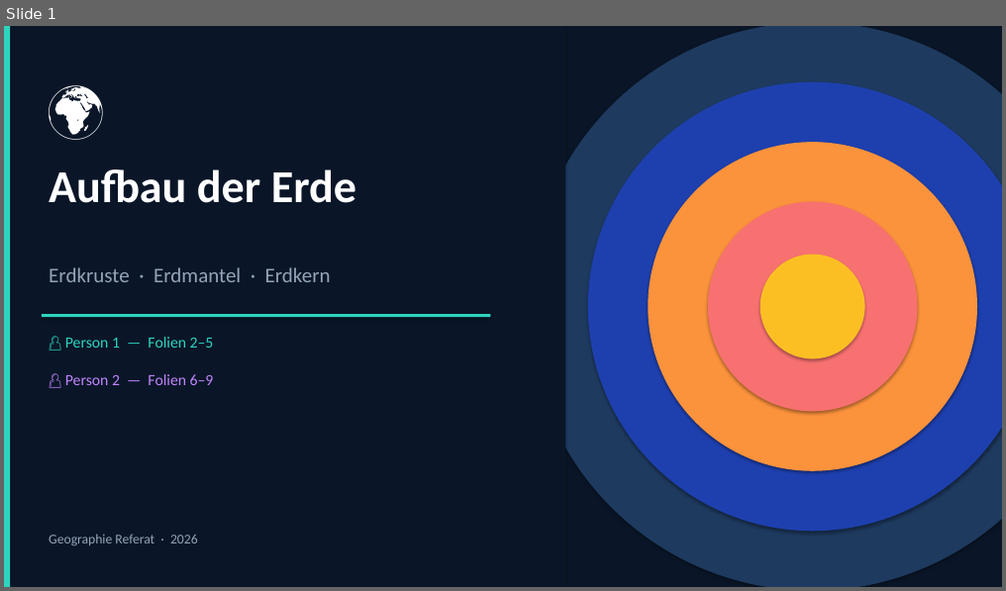
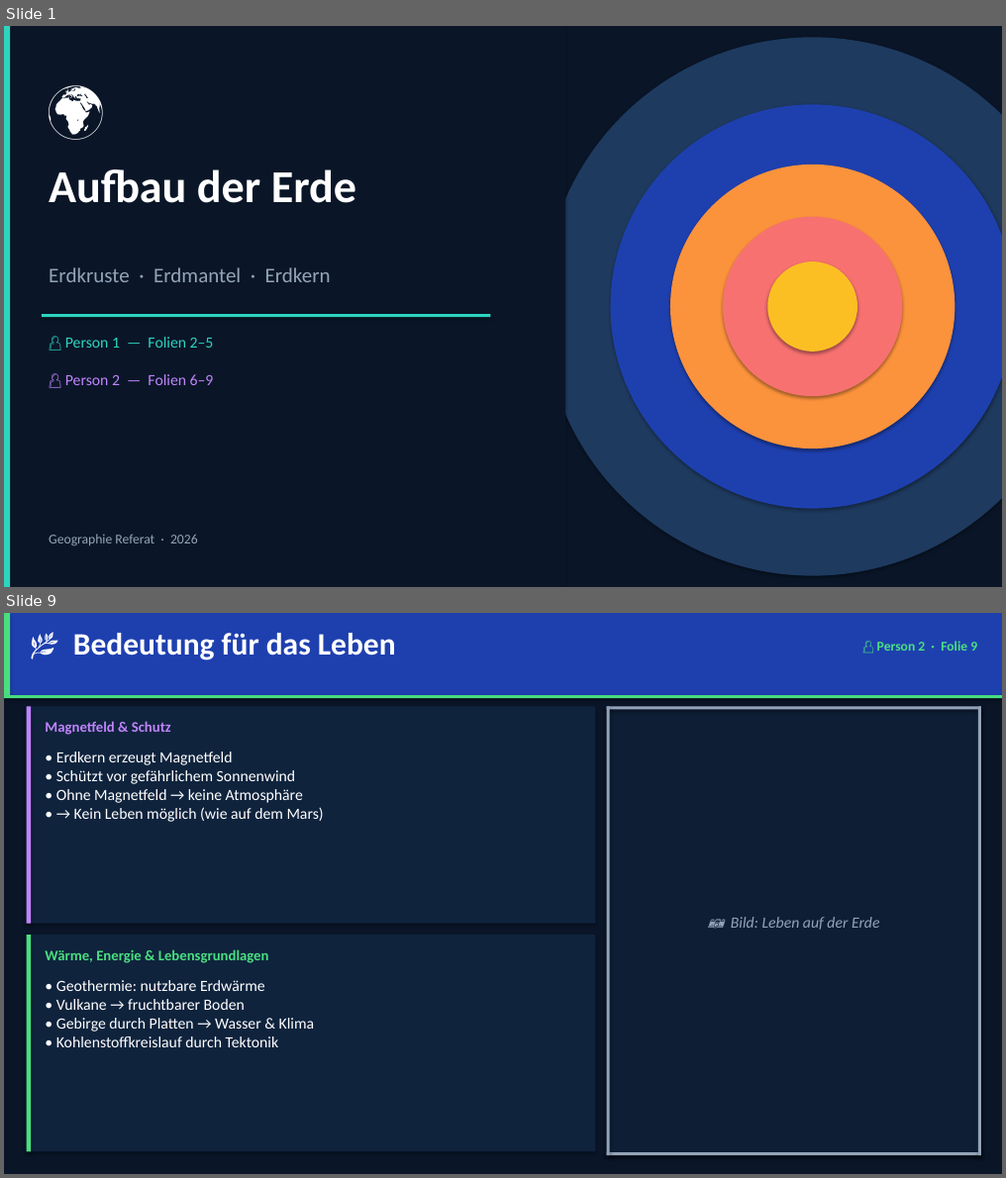
Before and after one commit to welias123/pulsewave-app, a slide deck: Aufbau_der_Erde.pptx. Shown one above the other, each under a label of ours: slide 1 before the commit, slides 1 and 9 after it; the slides between them are not shown. The pictures are 1006x591 and 1006x1178 pixels, drawn with LibreOffice and Linux fonts; fonts in the diff are those of the drawing. Boxes give left, top, right and bottom in pixels: in the first picture for what was removed or moved away, otherwise in the second. Text is boxed around its words. In the diff, an @@ line names an element or a change of style, - is before the commit and + after.

```diff
--- a/Aufbau_der_Erde.pptx
+++ b/Aufbau_der_Erde.pptx
@@ slide 9 added at box(4, 613, 1002, 1174), background #FFFFFF @@
@@ rectangle added at box(4, 613, 1002, 1174), fill #0A1628 @@
@@ rectangle added at box(4, 613, 1002, 695), fill #1E40AF @@
@@ rectangle added at box(4, 613, 10, 695), fill #4ADE80 @@
@@ text added at box(73, 633, 396, 661), 30 pt, text #FFFFFF, bold @@
+🌿 Bedeutung für das Leben
@@ text added at box(877, 641, 977, 651), 13 pt, text #4ADE80, bold @@
+👤 Person 2 · Folie 9
@@ rectangle added at box(4, 695, 1002, 698), fill #4ADE80 @@
@@ rectangle added at box(27, 707, 595, 924), fill #0F233D @@
@@ rectangle added at box(27, 707, 31, 924), fill #C084FC @@
@@ text added at box(45, 721, 171, 735), 14 pt, text #C084FC, bold @@
+Magnetfeld & Schutz
@@ rectangle added at box(607, 707, 981, 1156), fill #0D1E35 @@
@@ rectangle added at box(607, 707, 981, 710), fill #94A3B8 @@
@@ rectangle added at box(607, 707, 610, 1156), fill #94A3B8 @@
@@ rectangle added at box(978, 707, 981, 1156), fill #94A3B8 @@
@@ text added at box(56, 752, 324, 822), 15 pt, text #FFFFFF @@
+• Erdkern erzeugt Magnetfeld
+• Schützt vor gefährlichem Sonnenwind
+• Ohne Magnetfeld → keine Atmosphäre
+• → Kein Leben möglich (wie auf dem Mars)
@@ rectangle added at box(27, 935, 595, 1152), fill #0F233D @@
@@ rectangle added at box(27, 935, 31, 1152), fill #4ADE80 @@
@@ text added at box(731, 917, 880, 930), 15 pt, text #94A3B8, italic @@
+📷 Bild: Leben auf der Erde
@@ text added at box(45, 950, 269, 963), 14 pt, text #4ADE80, bold @@
+Wärme, Energie & Lebensgrundlagen
@@ text added at box(56, 980, 315, 1048), 15 pt, text #FFFFFF @@
+• Geothermie: nutzbare Erdwärme
+• Vulkane → fruchtbarer Boden
+• Gebirge durch Platten → Wasser & Klima
+• Kohlenstoffkreislauf durch Tektonik
@@ rectangle added at box(607, 1153, 981, 1156), fill #94A3B8 @@
@@ slide 1 changed as well @@
@@ ellipse: place and size @@
-ellipse at box(528, 26, 1002, 587)
+ellipse at box(543, 37, 1002, 576)
@@ ellipse: place and size @@
-ellipse at box(588, 82, 1002, 531)
+ellipse at box(611, 104, 1002, 509)
@@ ellipse: place and size @@
-ellipse at box(648, 142, 977, 472)
+ellipse at box(670, 165, 954, 449)
@@ ellipse: place and size @@
-ellipse at box(708, 202, 918, 411)
+ellipse at box(723, 217, 902, 396)
@@ ellipse: place and size @@
-ellipse at box(760, 255, 865, 360)
+ellipse at box(767, 262, 857, 352)
```
Also in this commit, not shown: 8 other slides changed, 1 other slide added, 1 slide removed, 1 other file.
